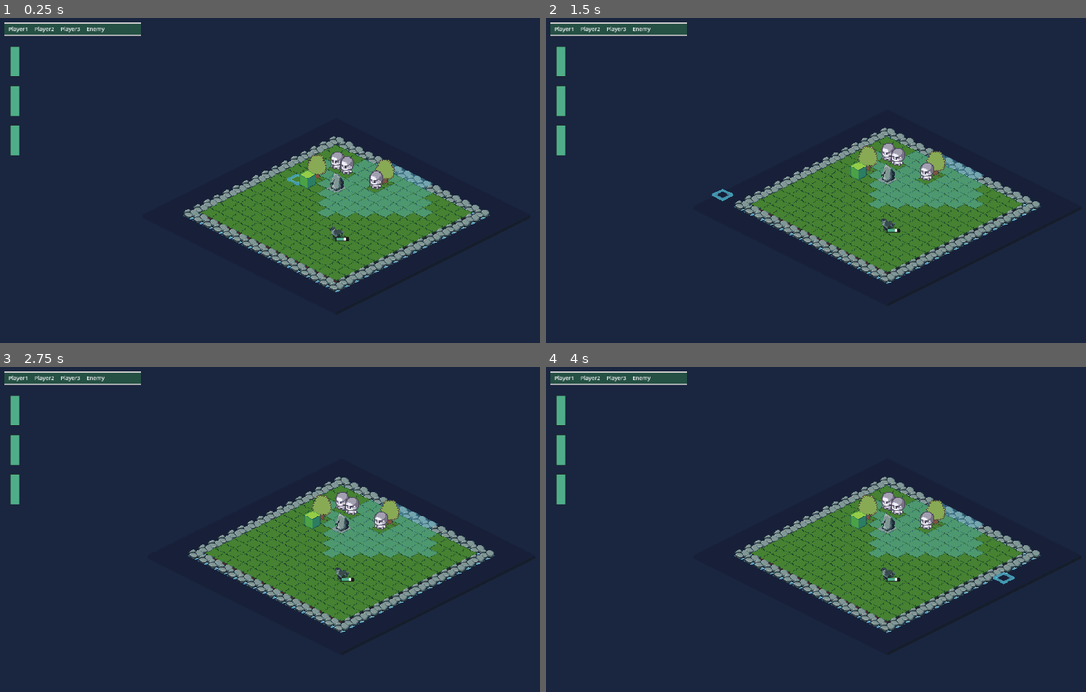
Above: before the commit, frames 1-4 (two rows, left to right).
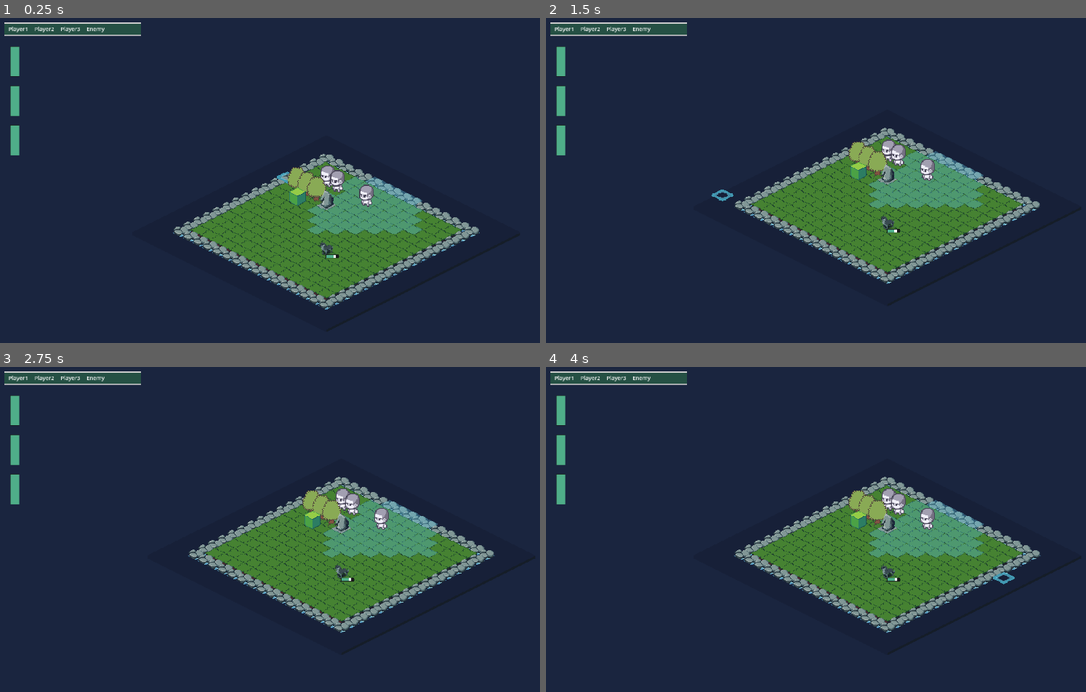
Above: after the commit, the same moments.

Repository: NopeGuy/GodotRTS
Game: Godot game, scene res://main.tscn
Same seed, same stepped clock (60 frames per second), same inputs: the game is played once before the commit and once after it.
Inputs (mouse positions are in pixels of both pictures, inside the frame that each line leads up to):
- Up to frame 1 (0.25 s): no input
- Up to frame 2 (1.5 s): move the mouse to (961, 164) at 0.52 s; click (961, 164) at 0.6 s; move the mouse to (718, 196) at 1.27 s; click (718, 196) at 1.35 s
- Up to frame 3 (2.75 s): tap Enter at 2 s; move the mouse to (345, 458) at 2.02 s; click (345, 458) at 2.1 s
- Up to frame 4 (4 s): tap Space at 2.75 s; move the mouse to (805, 594) at 2.77 s; click (805, 594) at 2.85 s; tap Enter at 3.5 s; move the mouse to (1010, 578) at 3.52 s; click (1010, 578) at 3.6 s

The runs differ from the first frame. In frame 1, 12% of the frame differs, in the area x 32-91%, y 36-90%; in frame 2, 2.0%; in frame 3, 0.9%; in frame 4, 0.9%.

Commit message:
Now with pathfinding for walkable tiles
Introduced BFS with pruning so walkable tiles are calculated

Diff:
--- a/Characters/player.gd
+++ b/Characters/player.gd
@@ -85,16 +85,19 @@
 		if tile_map and tile_map.has_method("get_selected_tile"):
 			var selected_tile = Vector2i(tile_map.get_selected_tile())
 
-			# Convert the selected tile to local space and check walkability
-			if tile_map.is_tile_walkable(selected_tile):
+			# Get the list of walkable tiles from the current position
+			var walkable_tiles = tile_map.is_tile_walkable(self.current_position, self.Movement)
+
+			# Check if the selected tile is in the list of walkable tiles
+			if selected_tile in walkable_tiles:
 				var clicked_tile_position = tile_map.map_to_local(selected_tile)
 				var current_tile = tile_map.local_to_map(global_position)
-				var distance_to_tile = abs(selected_tile.x - current_tile.x) + abs(selected_tile.y - current_tile.y)
-				# Check if the distance is within the allowed movement range
-				if distance_to_tile <= Movement:
-					# Set the target position and begin moving
-					target_position = clicked_tile_position
-					current_position = current_tile
-					is_moving = true
-					HP = HP - 60
-					health_bar.health = HP
+
+				# Set the target position and begin moving
+				target_position = clicked_tile_position
+				current_position = current_tile
+				is_moving = true
+
+				# Example of HP reduction, you can change this logic as needed
+				HP -= 60
+				health_bar.health = HP
--- a/Characters/player.tscn
+++ b/Characters/player.tscn
@@ -22,7 +22,7 @@
 texture = ExtResource("2_vree8")
 hframes = 12
 vframes = 8
-frame = 49
+frame = 52
 
 [node name="CollisionShape2D" type="CollisionShape2D" parent="."]
 y_sort_enabled = true
--- a/Enemies/enemy.gd
+++ b/Enemies/enemy.gd
@@ -84,14 +84,15 @@
 		if tile_map and tile_map.has_method("get_selected_tile"):
 			var selected_tile = Vector2i(tile_map.get_selected_tile())
 
-			# Convert the selected tile to local space and check walkability
-			if tile_map.is_tile_walkable(selected_tile):
+			# Get the list of walkable tiles from the current position
+			var walkable_tiles = tile_map.is_tile_walkable(self.current_position, self.Movement)
+
+			# Check if the selected tile is in the list of walkable tiles
+			if selected_tile in walkable_tiles:
 				var clicked_tile_position = tile_map.map_to_local(selected_tile)
 				var current_tile = tile_map.local_to_map(global_position)
-				var distance_to_tile = abs(selected_tile.x - current_tile.x) + abs(selected_tile.y - current_tile.y)
-				# Check if the distance is within the allowed movement range
-				if distance_to_tile <= Movement:
-					# Set the target position and begin moving
-					target_position = clicked_tile_position
-					current_position = current_tile
-					is_moving = true
+
+				# Set the target position and begin moving
+				target_position = clicked_tile_position
+				current_position = current_tile
+				is_moving = true
--- a/Enemies/enemy.tscn
+++ b/Enemies/enemy.tscn
@@ -56,7 +56,7 @@
 z_index = 1
 y_sort_enabled = true
 texture_filter = 1
-position = Vector2(1.42857, -9.09938)
+position = Vector2(1.42857, -13.3851)
 scale = Vector2(1.29464, 1.32279)
 texture = ExtResource("2_34fwg")
 hframes = 4
--- a/main.tscn
+++ b/main.tscn
@@ -26,7 +26,7 @@
 [node name="Camera2D" type="Camera2D" parent="."]
 zoom = Vector2(2, 2)
 position_smoothing_enabled = true
-position_smoothing_speed = 8.0
+position_smoothing_speed = 4.0
 
 [node name="Overlay" type="CanvasLayer" parent="."]
 
--- a/tile_map.gd
+++ b/tile_map.gd
@@ -61,7 +61,7 @@
 					"Position": Vector2(x, y)
 				}
 				set_cell(0, Vector2i(x, y), 0, Vector2i(7, 3), 0)
-				if ((x == 5 and y == 7) or (x == 9 and y == 4)):
+				if ((x == 5 and y == 7) or (x == 6 and y == 7) or (x == 4 and y == 7)):
 					Dic[str(Vector2(x, y))] = {
 						"Type": "Tree",
 						"Walkable": false,  # Statues are not walkable
@@ -115,18 +115,18 @@
 
 func show_movement_tiles():
 	if CharacterManager.active_player != null:
-		# Get the movement range of the active player
+		# Get the movement range and current position of the active player
 		var movement_range = CharacterManager.active_player.Movement
 		var current_position = CharacterManager.active_player.current_position
 
-		# Highlight the movement tiles based on the movement range
-		for dx in range(-movement_range, movement_range + 1):
-			for dy in range(-movement_range, movement_range + 1):
-				var target_tile = Vector2i(current_position) + Vector2i(dx, dy)
-				if (abs(dx) + abs(dy)) <= movement_range:  # Check if within the movement range
-					if is_tile_walkable(target_tile):
-						set_cell(4, target_tile, 5, Vector2i(0, 0), 0)  # Highlight the tile
-						highlighted_tiles.append(target_tile)  # Track the highlighted tile
+		# Get the list of walkable tiles using BFS with pruning
+		var walkable_tiles = is_tile_walkable(current_position, movement_range)
+
+		# Highlight each walkable tile
+		for tile in walkable_tiles:
+			set_cell(4, tile, 5, Vector2i(0, 0), 0)  # Highlight the tile
+			highlighted_tiles.append(tile)  # Track the highlighted tile
+
 
 
 
@@ -134,12 +134,54 @@
 func get_selected_tile():
 	return selectedTile
 
-# Check if the tile is walkable
-func is_tile_walkable(tile_pos):
-	var tile_key = str(tile_pos)
-	if Dic.has(tile_key):
-		for character in CharacterManager.players:
-			if Vector2i(character.current_position) == tile_pos:
-				return false  # Tile is occupied by another character
-		return Dic[tile_key]["Walkable"]  # Tile is unoccupied
-	return false
+# Check if the tile is walkable and return a list of reachable tiles within the movement range
+func is_tile_walkable(current: Vector2i, movement: int) -> Array:
+	var visited = {}
+	var walkable_tiles = []
+	var directions = [Vector2i(1, 0), Vector2i(-1, 0), Vector2i(0, 1), Vector2i(0, -1)]  # 4 directions (up, down, left, right)
+	var queue = []
+
+	# Start BFS from the current position
+	queue.append({"position": current, "steps": 0})
+	visited[str(current)] = true
+
+	while queue.size() > 0:
+		var current_node = queue.pop_front()
+		var current_position = current_node["position"]
+		var steps = current_node["steps"]
+
+		# Add the current position to walkable tiles
+		if steps <= movement:
+			walkable_tiles.append(current_position)
+		else:
+			# Prune if we've gone beyond the movement range
+			continue
+
+		# Explore adjacent tiles in 4 directions (up, down, left, right)
+		for direction in directions:
+			var next_position = current_position + direction
+			var next_key = str(next_position)
+
+			# Make sure the tile is within the grid and hasn't been visited
+			if !visited.has(next_key) and Dic.has(next_key):
+				# Manhattan distance to prune paths that go beyond the movement range early
+				var manhattan_distance = abs(next_position.x - current.x) + abs(next_position.y - current.y)
+				if manhattan_distance > movement:
+					continue  # Prune this path since it's out of range
+
+				# Check if the tile is walkable
+				if Dic[next_key]["Walkable"] and (steps + 1 <= movement):
+					# Prune exploration of occupied tiles (another character is there)
+					var occupied = false
+					for character in CharacterManager.players:
+						if Vector2i(character.current_position) == next_position:
+							occupied = true
+							break
+					if occupied:
+						continue  # Prune if tile is occupied
+
+					# Add to the queue and mark as visited
+					visited[next_key] = true
+					queue.append({"position": next_position, "steps": steps + 1})
+
+	return walkable_tiles
